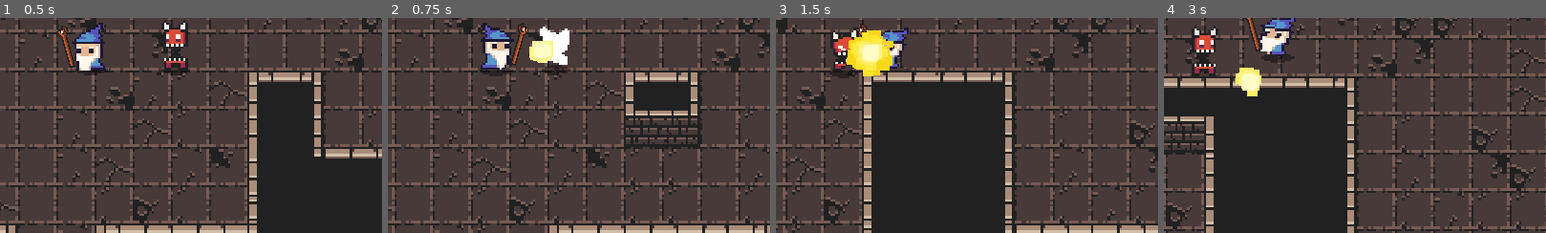
Above: before the commit, frames 1-4 (left to right).
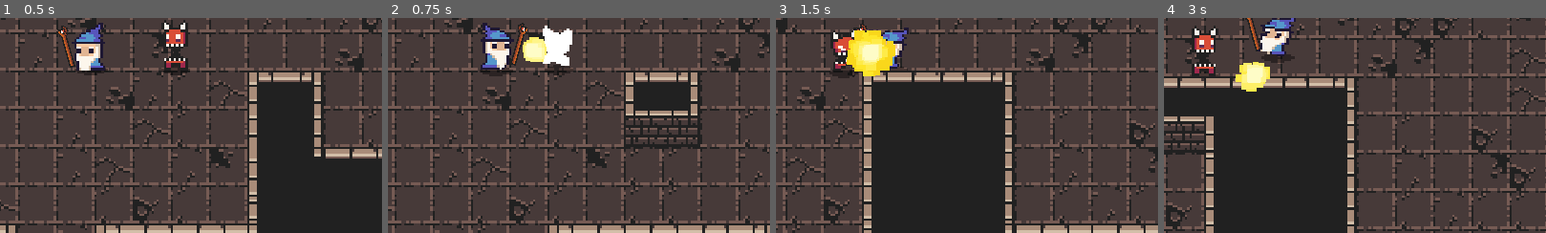
Above: after the commit, the same moments.

Repository: Erdandrej/Dungeoneers
Game: Godot game, scene res://Dungeon/World.tscn
Two runs of this game, one before a commit and one after it. Both use one fixed random seed, a clock stepped at 60 frames per second and the inputs below.
Inputs (mouse positions are % of the whole screen's width and height, from its top left):
- Up to frame 1 (0.5 s): no input
- Up to frame 2 (0.75 s): tap Enter (ui_accept) at 0.5 s; move the mouse to (72, 45) at 0.52 s; press the mouse at (72, 45) at 0.53 s; hold D (right) from 0.53 s (still down)
- Up to frame 3 (1.5 s): tap Enter (ui_accept) at 0.77 s; move the mouse to (30, 55) at 1.27 s; release D (right) at 1.28 s; release the mouse at (30, 55) at 1.28 s; hold S (down) from 1.28 s (still down); click (30, 55) at 1.35 s
- Up to frame 4 (3 s): tap Enter (ui_accept) at 1.52 s; move the mouse to (60, 28) at 2.02 s; release S (down) at 2.03 s; press the mouse at (60, 28) at 2.03 s; hold D (right) 2.03-2.78 s; move the mouse to (45, 70) at 2.77 s; release the mouse at (45, 70) at 2.78 s; hold W (up) from 2.78 s (still down); click (45, 70) at 2.85 s
The pictures show only the part of the screen within x 38-88%, y 38-88%; the shares and areas given below are measured in that part.

Frame 1 is identical in both runs. In frame 2, 1.0% of the frame differs, in the area x 35-49%, y 3-27%; in frame 3, 0.2%; in frame 4, 0.9%.

Commit message:
Refactor fireball effect

Diff:
--- /dev/null
+++ b/Dungeoneers/Effects/Fireball.tscn
@@ -0,0 +1,30 @@
+[gd_scene load_steps=4 format=2]
+
+[ext_resource path="res://Effects/fireball_texture.png" type="Texture" id=1]
+[ext_resource path="res://Effects/Fire.tres" type="Texture" id=2]
+
+[sub_resource type="ParticlesMaterial" id=1]
+emission_shape = 1
+emission_sphere_radius = 3.0
+flag_disable_z = true
+spread = 25.0
+gravity = Vector3( 0, 0, 0 )
+initial_velocity = 50.0
+initial_velocity_random = 0.5
+orbit_velocity = 0.0
+orbit_velocity_random = 0.0
+scale_random = 0.5
+color_ramp = ExtResource( 2 )
+
+[node name="Fireball" type="Node2D"]
+
+[node name="Particles2D" type="Particles2D" parent="."]
+amount = 200
+lifetime = 0.5
+speed_scale = 1.5
+randomness = 1.0
+process_material = SubResource( 1 )
+texture = ExtResource( 1 )
+__meta__ = {
+"_editor_description_": ""
+}
--- a/Dungeoneers/Projectiles/Projectile.gd
+++ b/Dungeoneers/Projectiles/Projectile.gd
@@ -6,7 +6,7 @@
 
 onready var sprite = $Sprite
 onready var hitbox = $Hitbox
-onready var particle = $Particles2D
+onready var particle = $Fireball
 
 func shoot(start_pos):
 	self.global_position = start_pos
--- a/Dungeoneers/Projectiles/Projectile.tscn
+++ b/Dungeoneers/Projectiles/Projectile.tscn
@@ -1,35 +1,23 @@
-[gd_scene load_steps=9 format=2]
+[gd_scene load_steps=7 format=2]
 
 [ext_resource path="res://Projectiles/fireball.png" type="Texture" id=1]
 [ext_resource path="res://Overlap/Hitbox.tscn" type="PackedScene" id=2]
 [ext_resource path="res://Projectiles/Projectile.gd" type="Script" id=3]
-[ext_resource path="res://Effects/Fire.tres" type="Texture" id=4]
-[ext_resource path="res://Effects/fireball_texture.png" type="Texture" id=5]
-
-[sub_resource type="CircleShape2D" id=1]
-radius = 2.0
+[ext_resource path="res://Effects/Fireball.tscn" type="PackedScene" id=4]
 
 [sub_resource type="CircleShape2D" id=2]
-radius = 3.0
+radius = 4.0
 
-[sub_resource type="ParticlesMaterial" id=3]
-emission_shape = 1
-emission_sphere_radius = 3.0
-flag_disable_z = true
-spread = 25.0
-gravity = Vector3( 0, 0, 0 )
-initial_velocity = 50.0
-initial_velocity_random = 0.5
-orbit_velocity = 0.0
-orbit_velocity_random = 0.0
-scale_random = 0.5
-color_ramp = ExtResource( 4 )
+[sub_resource type="CircleShape2D" id=3]
+radius = 4.0
 
 [node name="Projectile" type="RigidBody2D"]
 collision_layer = 32
 collision_mask = 0
 gravity_scale = 0.0
 script = ExtResource( 3 )
+
+[node name="Fireball" parent="." instance=ExtResource( 4 )]
 
 [node name="Sprite" type="Sprite" parent="."]
 visible = false
@@ -38,22 +26,15 @@
 
 [node name="Shape" type="CollisionShape2D" parent="."]
 visible = false
-shape = SubResource( 1 )
+shape = SubResource( 2 )
 
 [node name="Hitbox" parent="." instance=ExtResource( 2 )]
 collision_layer = 32
 collision_mask = 21
 
 [node name="CollisionShape2D" parent="Hitbox" index="0"]
-shape = SubResource( 2 )
-
-[node name="Particles2D" type="Particles2D" parent="."]
-amount = 200
-lifetime = 0.5
-speed_scale = 1.5
-randomness = 1.0
-process_material = SubResource( 3 )
-texture = ExtResource( 5 )
+visible = false
+shape = SubResource( 3 )
 [connection signal="area_entered" from="Hitbox" to="." method="_on_Hitbox_area_entered"]
 [connection signal="body_entered" from="Hitbox" to="." method="_on_Hitbox_body_entered"]
 
